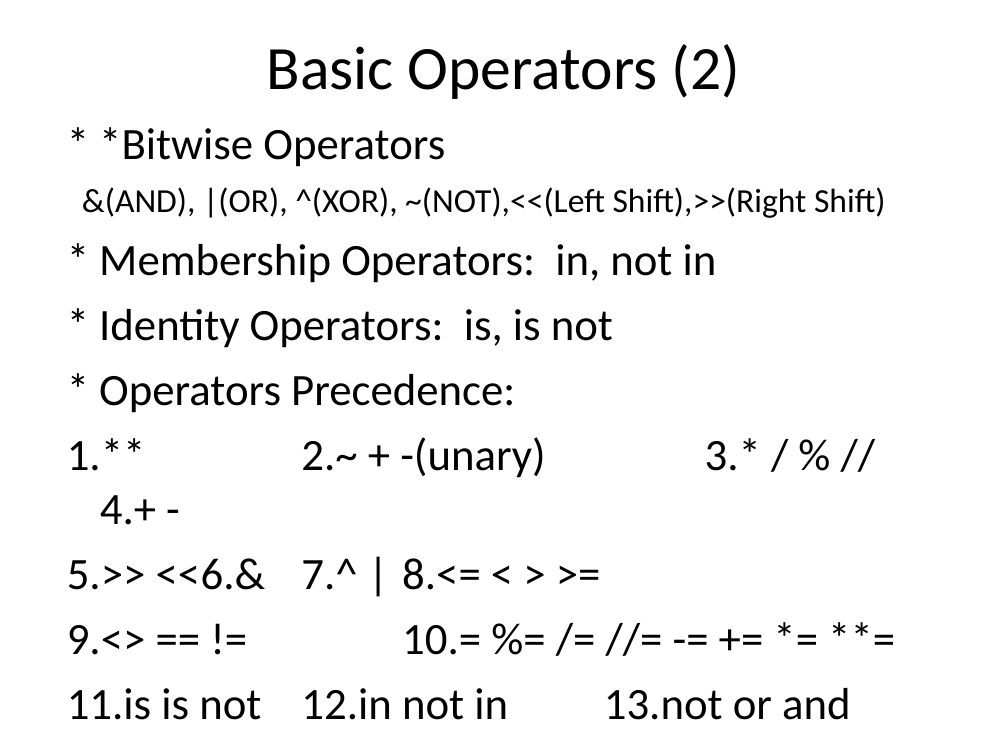
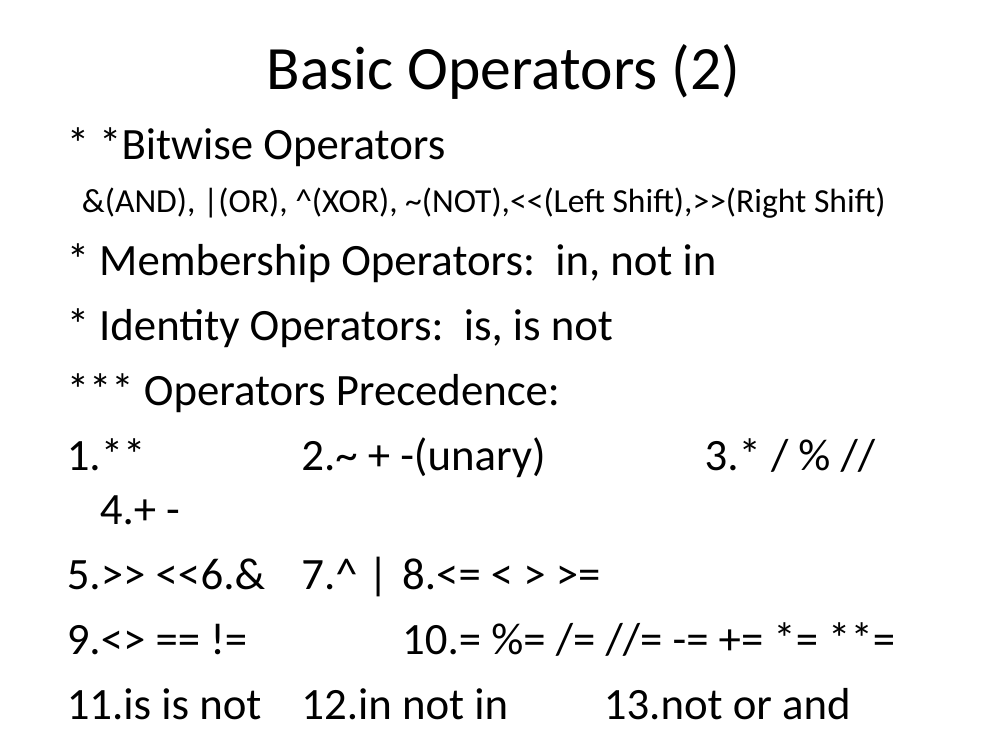
Before and after one commit to robin3795/Data, a slide deck: slide 18 of Python.ppt. Drawn at 1008x756 pixels with LibreOffice and Linux fonts; fonts in the diff are those of the drawing. Boxes give left, top, right and bottom in pixels: in the first picture for what was removed or moved away, otherwise in the second. Text is boxed around its words. In the diff, an @@ line names an element or a change of style, - is before the commit and + after.

```diff
--- a/Python.ppt
+++ b/Python.ppt
@@ text in free at bbox=[144, 374, 560, 413]: text changed @@
-* Operators Precedence:
+*** Operators Precedence:
```
Also in this commit, not shown: 26 slides removed, 4 other files.
